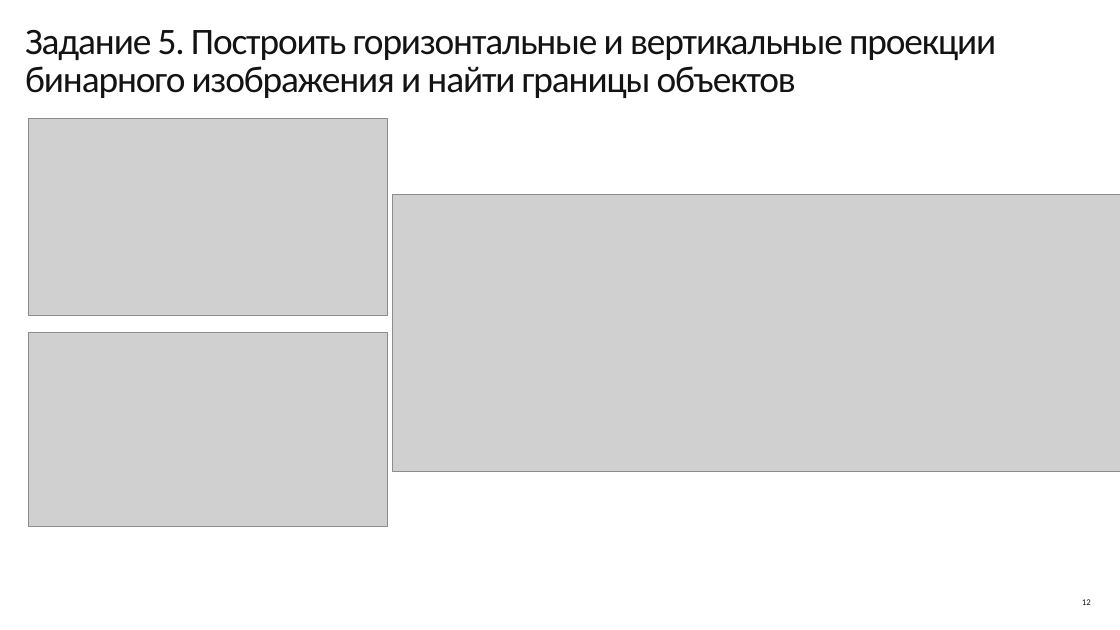
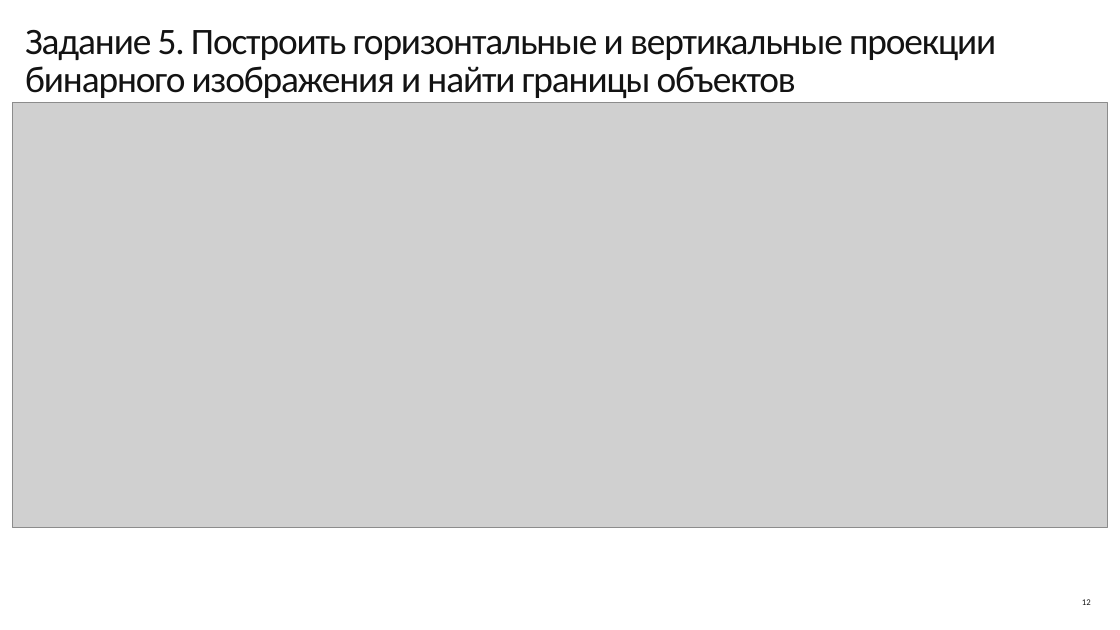
Before and after one commit to Travkova/CV_labs, a slide deck: slide 12 of Гистограмма, профили и проекции/Практическая работа № 2.pptx. Drawn at 1120x630 pixels with LibreOffice and Linux fonts; fonts in the diff are those of the drawing; grey boxes stand for pictures. Boxes give left, top, right and bottom in pixels: in the first picture for what was removed or moved away, otherwise in the second. Text is boxed around its words. In the diff, an @@ line names an element or a change of style, - is before the commit and + after.

```diff
--- a/Гистограмма, профили и проекции/Практическая работа № 2.pptx
+++ b/Гистограмма, профили и проекции/Практическая работа № 2.pptx
@@ picture added at bbox=[13, 103, 1107, 528] @@
@@ picture removed at bbox=[29, 118, 388, 315] @@
@@ picture removed at bbox=[393, 194, 1120, 471] @@
@@ picture removed at bbox=[29, 332, 388, 527] @@
```
Also in this commit, not shown: 2 other slides changed, 1 slide added, 1 other file.
